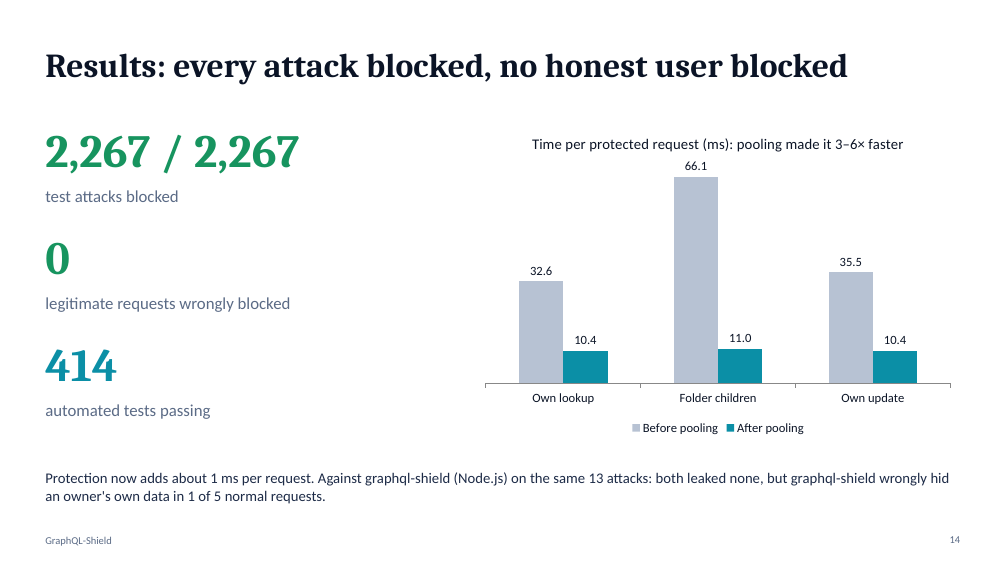
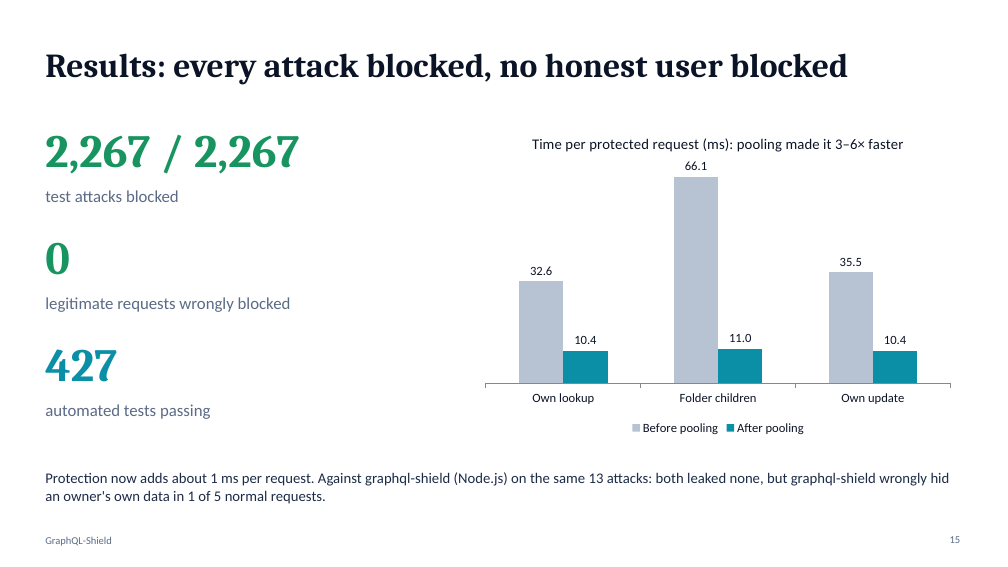
Before and after one commit to Chinmayanand03/GraphQL-Shield-, a slide deck: slide 15 of docs/GraphQL-Shield-Presentation.pptx (slide 14 before the commit). Drawn at 1008x567 pixels with LibreOffice and Linux fonts; fonts in the diff are those of the drawing. Boxes give left, top, right and bottom in pixels: in the first picture for what was removed or moved away, otherwise in the second. Text is boxed around its words. In the diff, an @@ line names an element or a change of style, - is before the commit and + after.

```diff
--- a/docs/GraphQL-Shield-Presentation.pptx
+++ b/docs/GraphQL-Shield-Presentation.pptx
@@ text at bbox=[45, 349, 117, 382]: text changed @@
-414
+427
```
Also in this commit, not shown: 1 slide added, 5 other files.
